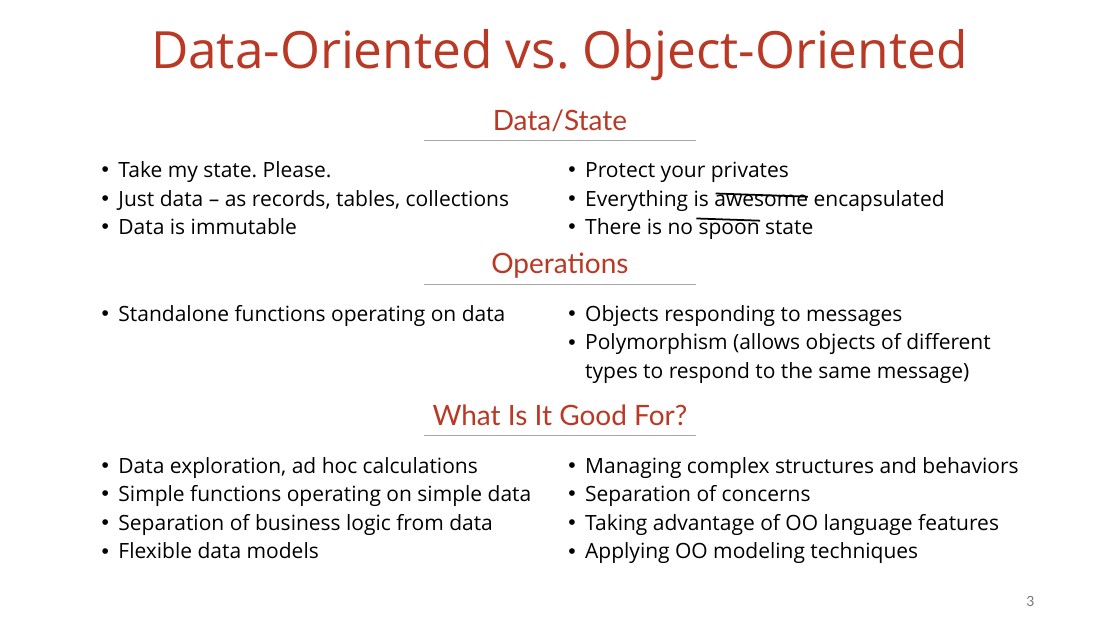
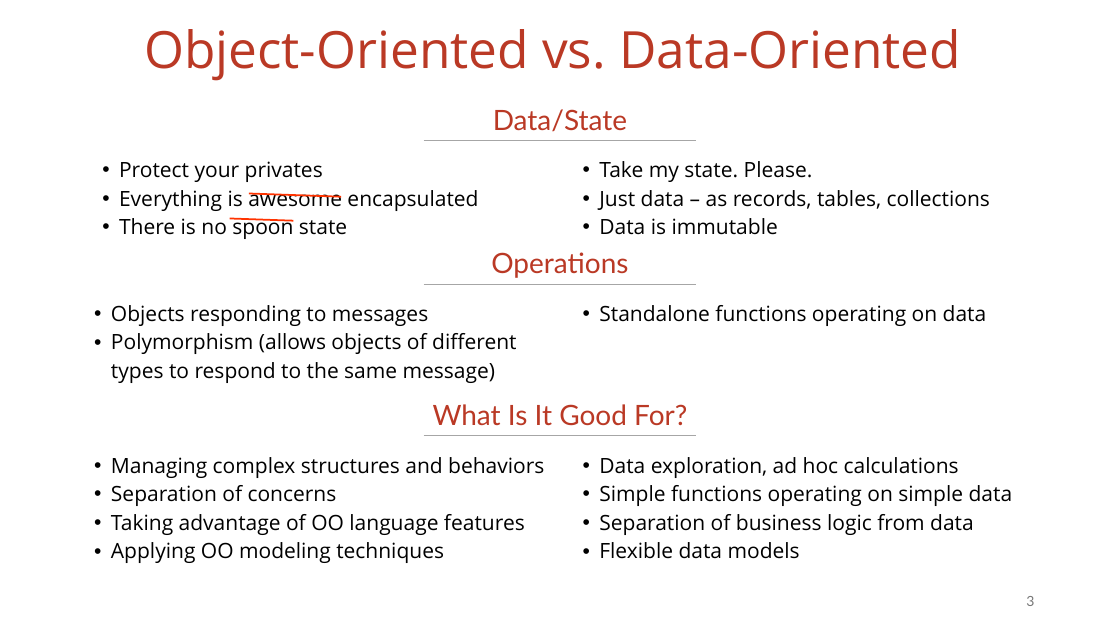
Before and after one commit to vmzakharov/missing-dataframe-talk, a slide deck: slide 3 of presentation/Missing_Dataframe_Long.pptx. Drawn at 1120x630 pixels with LibreOffice and Linux fonts; fonts in the diff are those of the drawing. Boxes give left, top, right and bottom in pixels: in the first picture for what was removed or moved away, otherwise in the second. Text is boxed around its words. In the diff, an @@ line names an element or a change of style, - is before the commit and + after.

Commit message:
updates slides

```diff
--- a/presentation/Missing_Dataframe_Long.pptx
+++ b/presentation/Missing_Dataframe_Long.pptx
@@ title at [144, 29, 961, 81]: text changed @@
-Data-Oriented vs. Object-Oriented
+Object-Oriented vs. Data-Oriented
@@ table at [94, 151, 1028, 243] @@
-row 1, column 1: Take my state. Please. / Just data – as records, tables, collections / Data is immutable
+row 1, column 1: Protect your privates / Everything is awesome encapsulated / There is no spoon state
-row 1, column 2: Protect your privates / Everything is awesome encapsulated / There is no spoon state
+row 1, column 2: Take my state. Please. / Just data – as records, tables, collections / Data is immutable
@@ line moved from (716, 193) - (808, 197) to (249, 193) - (341, 197) @@
@@ line (249, 193) - (341, 197): stroke #000000 1.5 pt to #FF3300 1.5 pt @@
@@ line moved from (697, 218) - (760, 221) to (229, 218) - (293, 221) @@
@@ line (229, 218) - (293, 221): stroke #000000 1.5 pt to #FF3300 1.5 pt @@
@@ table at [86, 295, 1034, 387] @@
-row 1, column 1: Standalone functions operating on data
+row 1, column 1: Objects responding to messages / Polymorphism (allows objects of different types to respond to the same message)
-row 1, column 2: Objects responding to messages / Polymorphism (allows objects of different types to respond to the same message)
+row 1, column 2: Standalone functions operating on data
@@ table: place and size @@
-table at [93, 295, 1028, 387]
+table at [86, 295, 1034, 387]
@@ table at [86, 447, 1034, 567] @@
-row 1, column 1: Data exploration, ad hoc calculations / Simple functions operating on simple data / Separation of business logic from data / Flexible data models
+row 1, column 1: Managing complex structures and behaviors / Separation of concerns / Taking advantage of OO language features / Applying OO modeling techniques
-row 1, column 2: Managing complex structures and behaviors / Separation of concerns / Taking advantage of OO language features / Applying OO modeling techniques
+row 1, column 2: Data exploration, ad hoc calculations / Simple functions operating on simple data / Separation of business logic from data / Flexible data models
@@ table: place and size @@
-table at [93, 447, 1028, 567]
+table at [86, 447, 1034, 567]
```
Also in this commit, not shown: 4 other slides changed, 2 other files.
